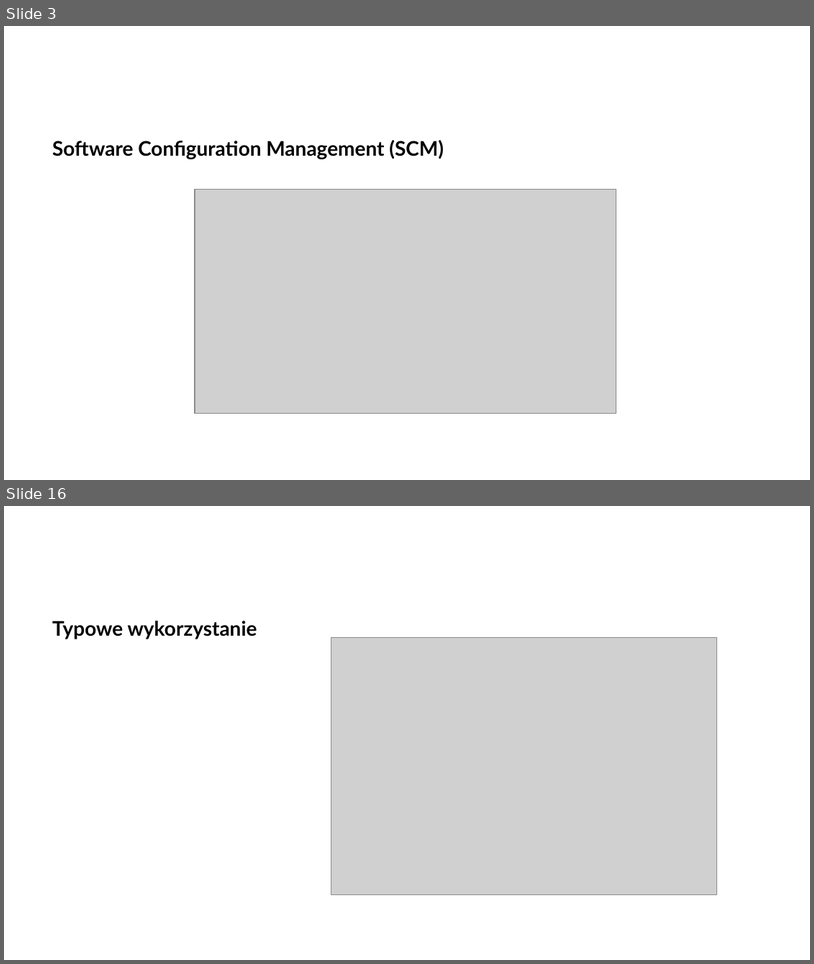
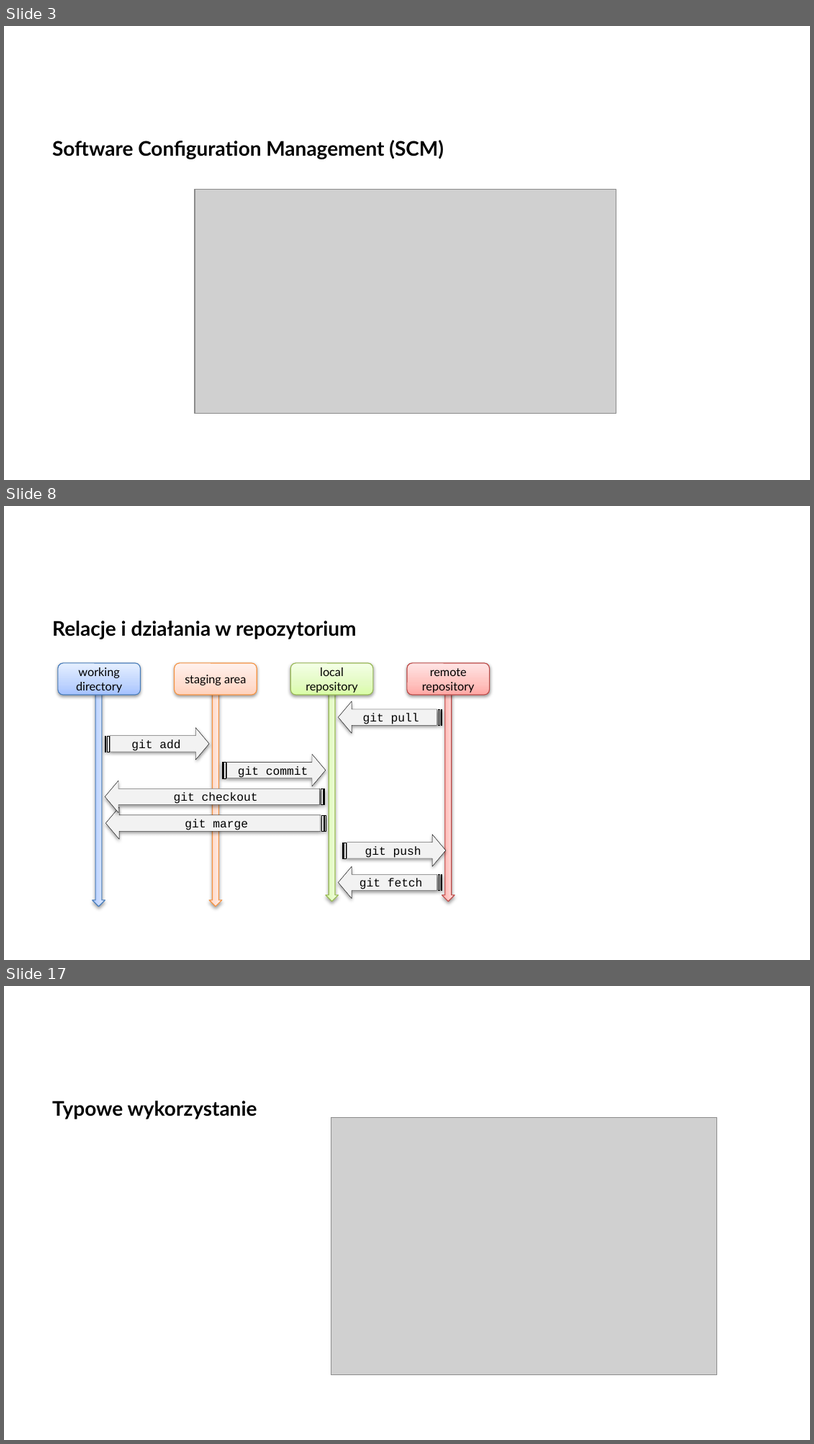
Before and after one commit to arturkwiek/gitlab-tutorial, a slide deck: gitLab - tutorial - git.pptx. Shown one above the other, each under a label of ours: slides 3 and 16 before the commit, slides 3, 8 and 17 after it; the slides between them are not shown. The pictures are 814x964 and 814x1444 pixels, drawn with LibreOffice and Linux fonts; fonts in the diff are those of the drawing; grey boxes stand for pictures; background and template pictures are left out. Boxes give left, top, right and bottom in pixels: in the first picture for what was removed or moved away, otherwise in the second. Text is boxed around its words. In the diff, an @@ line names an element or a change of style, - is before the commit and + after.

```diff
--- a/gitLab - tutorial - git.pptx
+++ b/gitLab - tutorial - git.pptx
@@ slide 8 added at (4,506,810,960), background picture (left out) @@
@@ text added at (52,620,357,639), 18 pt, text #000000, bold @@
+Relacje i działania w repozytorium
@@ rounded rectangle added at (58,663,140,695), fill gradient #A4C4FF to #BFD4FF to #E6EEFF, outline #4B7EBC 0.75 pt, 10.5 pt, text #000000 @@
+working directory
@@ rounded rectangle added at (174,663,257,695), fill gradient #FFD2BD to #FFDED0 to #FFF2ED, outline #F69240 0.75 pt, 10.5 pt, text #000000 @@
+staging area
@@ rounded rectangle added at (291,663,373,695), fill gradient #DAFDA7 to #E4FCC2 to #F5FFE7, outline #98B955 0.75 pt, 10.5 pt, text #000000 @@
+local repository
@@ rounded rectangle added at (407,663,489,695), fill gradient #FFA6A5 to #FFC0BF to #FFE7E7, outline #BF4C48 0.75 pt, 10.5 pt, text #000000 @@
+remote repository
@@ right arrow added at (93,685,106,907), fill gradient #A4C4FF to #BFD4FF to #E6EEFF, outline #4B7EBC 0.75 pt @@
@@ right arrow added at (210,685,223,907), fill gradient #FFD2BD to #FFDED0 to #FFF2ED, outline #F69240 0.75 pt @@
@@ right arrow added at (326,679,339,901), fill gradient #DAFDA7 to #E4FCC2 to #F5FFE7, outline #98B955 0.75 pt @@
@@ right arrow added at (442,679,455,901), fill gradient #FFA6A5 to #FFC0BF to #FFE7E7, outline #BF4C48 0.75 pt @@
@@ striped right arrow added at (339,701,442,734), fill #F2F2F2, outline #000000 0.25 pt, 10.5 pt, text #000000 @@
+git pull
@@ striped right arrow added at (105,728,208,760), fill #F2F2F2, outline #000000 0.25 pt, 10.5 pt, text #000000 @@
+git add
@@ striped right arrow added at (221,754,326,786), fill #F2F2F2, outline #000000 0.25 pt, 10.5 pt, text #000000 @@
+git commit
@@ striped right arrow added at (105,780,325,813), fill #F2F2F2, outline #000000 0.25 pt, 10.5 pt, text #000000 @@
+git checkout
@@ striped right arrow added at (106,807,326,839), fill #F2F2F2, outline #000000 0.25 pt, 10.5 pt, text #000000 @@
+git marge
@@ striped right arrow added at (342,834,446,867), fill #F2F2F2, outline #000000 0.25 pt, 10.5 pt, text #000000 @@
+git push
@@ striped right arrow added at (339,867,442,898), fill #F2F2F2, outline #000000 0.25 pt, 10.5 pt, text #000000 @@
+git fetch
@@ what was slide 16 is now slide 17 @@
```
Also in this commit, not shown: 10 slides changed, 3 other slides added, 3 slides removed.
